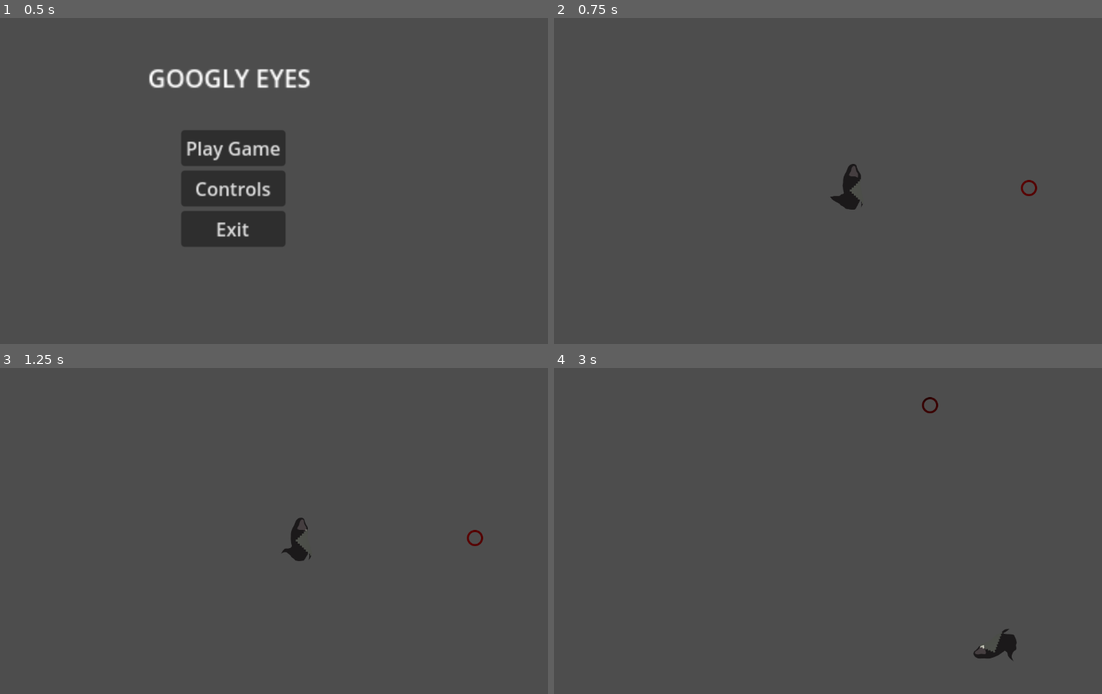
Above: before the commit, frames 1-4 (two rows, left to right).
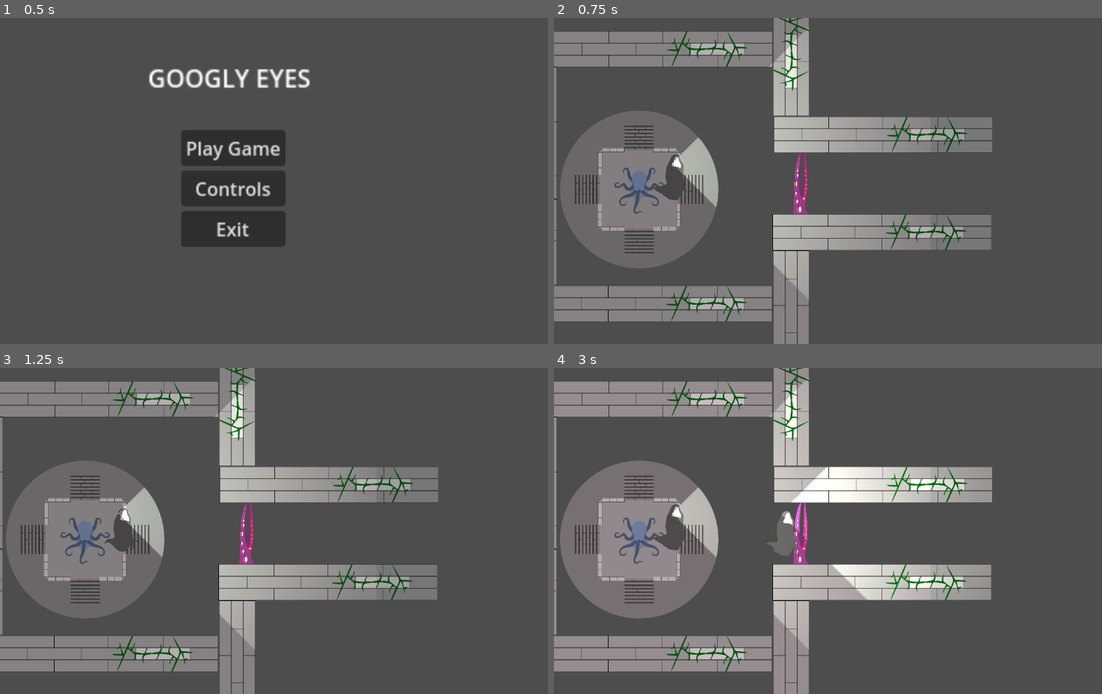
Above: after the commit, the same moments.

Repository: longhousedev/gamejam2024
Game: Godot game, scene res://UI/scene_manager.tscn
The game is run twice, just before and just after one commit, with the same random seed, the same clock (stepped at 60 frames per second) and the same inputs.
Inputs (mouse positions are in pixels of both pictures, inside the frame that each line leads up to):
- Up to frame 1 (0.5 s): no input
- Up to frame 2 (0.75 s): click "Play Game" at 0.5 s
- Up to frame 3 (1.25 s): no input
- Up to frame 4 (3 s): move the mouse to (970, 514) at 1.27 s; hold D (move_right) 1.28-2.03 s; tap Space (Grab) at 1.35 s; move the mouse to (729, 547) at 2.02 s; hold S (move_down) 2.03-2.78 s; right-click (729, 547) at 2.1 s; move the mouse to (904, 459) at 2.77 s; hold D (move_right) from 2.78 s (still down); tap Q (rotate_anticlock) at 2.85 s

Frame 1 is identical in both runs. In frame 2, 30% of the frame differs, in the area x 0-89%, y 0-100%; in frame 3, 30%; in frame 4, 32%, in the area x 0-85%, y 0-100%.

Commit message:
Rotation changed to not rotate sprite

Diff:
--- a/Levels/Level1.tscn
+++ b/Levels/Level1.tscn
@@ -1,13 +1,15 @@
-[gd_scene load_steps=4 format=3 uid="uid://chuf4o3lu4lcj"]
+[gd_scene load_steps=6 format=3 uid="uid://chuf4o3lu4lcj"]
 
 [ext_resource type="PackedScene" uid="uid://diqeaab1akt8r" path="res://Objects/player.tscn" id="1_y8o57"]
 [ext_resource type="PackedScene" uid="uid://bce7tnr8a25mf" path="res://Objects/barrier.tscn" id="2_x6muv"]
 [ext_resource type="PackedScene" uid="uid://c5neqm5dj8ix1" path="res://Objects/wall.tscn" id="3_bk1oq"]
+[ext_resource type="PackedScene" uid="uid://b1jpqkwvc2ew7" path="res://Objects/level_end.tscn" id="4_rk8q5"]
+[ext_resource type="Texture2D" uid="uid://cujfl14d7gmkm" path="res://Sprites/Terrain/plinth.png" id="5_y5dfe"]
 
 [node name="Level1" type="Node2D"]
 
 [node name="Player" parent="." instance=ExtResource("1_y8o57")]
-position = Vector2(102, 306)
+position = Vector2(235, 322)
 
 [node name="Barrier" parent="." instance=ExtResource("2_x6muv")]
 position = Vector2(489, 331)
@@ -18,6 +20,32 @@
 rotation = 1.5708
 
 [node name="Wall" parent="." instance=ExtResource("3_bk1oq")]
+position = Vector2(652, 232)
 
 [node name="Wall2" parent="." instance=ExtResource("3_bk1oq")]
-position = Vector2(616, 429)
+position = Vector2(650, 426)
+
+[node name="Wall3" parent="." instance=ExtResource("3_bk1oq")]
+position = Vector2(216, 62)
+
+[node name="Wall4" parent="." instance=ExtResource("3_bk1oq")]
+position = Vector2(215, 568)
+
+[node name="VerticalWall" parent="." instance=ExtResource("3_bk1oq")]
+position = Vector2(470, 679)
+rotation = 1.5708
+
+[node name="VerticalWall2" parent="." instance=ExtResource("3_bk1oq")]
+position = Vector2(470, -22)
+rotation = 1.5708
+
+[node name="VerticalWall3" parent="." instance=ExtResource("3_bk1oq")]
+position = Vector2(-30, 314)
+rotation = 1.5708
+
+[node name="LevelEnd" parent="." instance=ExtResource("4_rk8q5")]
+
+[node name="Plinth" type="Sprite2D" parent="."]
+position = Vector2(169, 341)
+scale = Vector2(0.3, 0.3)
+texture = ExtResource("5_y5dfe")
--- a/Objects/game_stats.tscn
+++ b/Objects/game_stats.tscn
@@ -1,6 +1,7 @@
-[gd_scene load_steps=2 format=3 uid="uid://f1amb0kd5qih"]
+[gd_scene load_steps=3 format=3 uid="uid://f1amb0kd5qih"]
 
 [ext_resource type="Script" path="res://Scripts/game_stats.gd" id="1_y7awf"]
+[ext_resource type="PackedScene" uid="uid://chuf4o3lu4lcj" path="res://Levels/Level1.tscn" id="2_4rvqi"]
 
 [node name="GameStats" type="Control"]
 layout_mode = 3
@@ -8,3 +9,4 @@
 offset_right = 40.0
 offset_bottom = 40.0
 script = ExtResource("1_y7awf")
+levels = Array[PackedScene]([ExtResource("2_4rvqi")])
--- /dev/null
+++ b/Objects/level_end.tscn
@@ -0,0 +1,15 @@
+[gd_scene load_steps=3 format=3 uid="uid://b1jpqkwvc2ew7"]
+
+[ext_resource type="Script" path="res://Scripts/LevelEnd.gd" id="1_1qr6t"]
+
+[sub_resource type="RectangleShape2D" id="RectangleShape2D_61ofe"]
+size = Vector2(20, 123)
+
+[node name="LevelEnd" type="Area2D"]
+position = Vector2(879, 327)
+script = ExtResource("1_1qr6t")
+
+[node name="CollisionShape2D" type="CollisionShape2D" parent="."]
+shape = SubResource("RectangleShape2D_61ofe")
+
+[connection signal="body_entered" from="." to="." method="_on_body_entered"]
--- a/Objects/player.tscn
+++ b/Objects/player.tscn
@@ -1,28 +1,37 @@
-[gd_scene load_steps=5 format=3 uid="uid://diqeaab1akt8r"]
+[gd_scene load_steps=6 format=3 uid="uid://diqeaab1akt8r"]
 
 [ext_resource type="Script" path="res://Scripts/player_movement.gd" id="1_ubmd4"]
 [ext_resource type="PackedScene" uid="uid://rx6ate3vnsmx" path="res://Objects/ray_caster.tscn" id="3_4gljd"]
+[ext_resource type="Texture2D" uid="uid://yirfcoqdo7ts" path="res://Sprites/VisionCone.png" id="3_igjqa"]
 [ext_resource type="SpriteFrames" uid="uid://b70pj4otudswg" path="res://Objects/playerAnimation.tres" id="3_s5uxe"]
 
 [sub_resource type="CircleShape2D" id="CircleShape2D_hjv2l"]
 radius = 23.44
 
-[node name="Player" type="CharacterBody2D" node_paths=PackedStringArray("rayCaster") groups=["player"]]
+[node name="Player" type="CharacterBody2D" node_paths=PackedStringArray("rayCaster", "light") groups=["player"]]
 motion_mode = 1
 script = ExtResource("1_ubmd4")
 rayCaster = NodePath("RayCaster")
+light = NodePath("PointLight2D")
 
 [node name="CollisionShape2D" type="CollisionShape2D" parent="."]
 position = Vector2(3, 30)
 shape = SubResource("CircleShape2D_hjv2l")
+
+[node name="AnimatedSprite2D" type="AnimatedSprite2D" parent="."]
+z_index = 1
+scale = Vector2(0.5, 0.5)
+sprite_frames = ExtResource("3_s5uxe")
+autoplay = "default"
+
+[node name="PointLight2D" type="PointLight2D" parent="."]
+position = Vector2(-1, -35)
+rotation = 1.5708
+shadow_enabled = true
+texture = ExtResource("3_igjqa")
 
 [node name="RayCaster" parent="." instance=ExtResource("3_4gljd")]
 numRayCasts = 10
 rayCastAngle = 45.0
 rayLength = 5000
 offset = 75
-
-[node name="AnimatedSprite2D" type="AnimatedSprite2D" parent="."]
-scale = Vector2(0.5, 0.5)
-sprite_frames = ExtResource("3_s5uxe")
-autoplay = "default"
--- /dev/null
+++ b/Scripts/LevelEnd.gd
@@ -0,0 +1,16 @@
+extends Area2D
+
+
+# Called when the node enters the scene tree for the first time.
+func _ready():
+	pass # Replace with function body.
+
+
+# Called every frame. 'delta' is the elapsed time since the previous frame.
+func _process(delta):
+	pass
+
+
+func _on_body_entered(body):
+	if body == GameManager.player:
+		GameManager.gameStats.next_level();
--- a/Scripts/player_movement.gd
+++ b/Scripts/player_movement.gd
@@ -4,11 +4,12 @@
 @export var ROTATION_SPEED = 4
 var mouse_enabled = false
 @export var rayCaster:RayCaster
-
+@export var light:PointLight2D
 var dead = false;
 var gameStats:Stats
 var mirror:Mirror;
 var grabbed:bool = false;
+var rotationAmount = 0;
 func _ready():
 	GameManager.player = self;
 func _physics_process(delta):
@@ -22,7 +23,8 @@
 			look_at(get_global_mouse_position())
 		else:
 			var rotate_direction = Input.get_axis("rotate_anticlock", "rotate_clock")
-			rotation += rotate_direction * ROTATION_SPEED * delta
+			rotationAmount = rotate_direction * ROTATION_SPEED * delta
+			light.rotate((rotationAmount))
 		if Input.is_action_just_pressed("Grab"):
 			grab();
 	# Get the input direction and handle the movement/deceleration.
@@ -36,7 +38,7 @@
 	move_and_slide()
 
 	##raycasting
-	rayCaster.rayCasting(global_position,global_rotation_degrees);
+	rayCaster.rayCasting(global_position,light.rotation_degrees-90);
 
 	for i in get_slide_collision_count():
 		var collision = get_slide_collision(i)
--- a/UI/scene_manager.tscn
+++ b/UI/scene_manager.tscn
@@ -7,7 +7,6 @@
 [ext_resource type="Script" path="res://Scripts/UI/quit_game.gd" id="4_im24r"]
 [ext_resource type="AudioStream" uid="uid://135scsn5sl55" path="res://Audio/Music/Main Menu Theme.mp3" id="5_8jdrm"]
 [ext_resource type="Script" path="res://Scripts/UI/close_controls.gd" id="5_t08ud"]
-[ext_resource type="PackedScene" uid="uid://baqrpr0yg6pqr" path="res://Levels/TestLevel.tscn" id="6_chqkj"]
 
 [node name="Game" type="Node"]
 script = ExtResource("1_vj1v7")
@@ -136,7 +135,6 @@
 
 [node name="GameStats" parent="." node_paths=PackedStringArray("mainMenu") instance=ExtResource("1_iimn1")]
 mainMenu = NodePath("../MainMenu")
-levels = Array[PackedScene]([ExtResource("6_chqkj")])
 
 [connection signal="pressed" from="MainMenu/VBoxContainer/PlayButton" to="MainMenu/VBoxContainer/PlayButton" method="_on_pressed"]
 [connection signal="pressed" from="MainMenu/VBoxContainer/ControlsButton" to="MainMenu/VBoxContainer/ControlsButton" method="_on_pressed"]
Binary file added: Sprites/Terrain/plinth.png
Not shown, added: Sprites/Terrain/plinth.png.import
Not shown: 1 places in UI/scene_manager.tscn that only renumber resources
